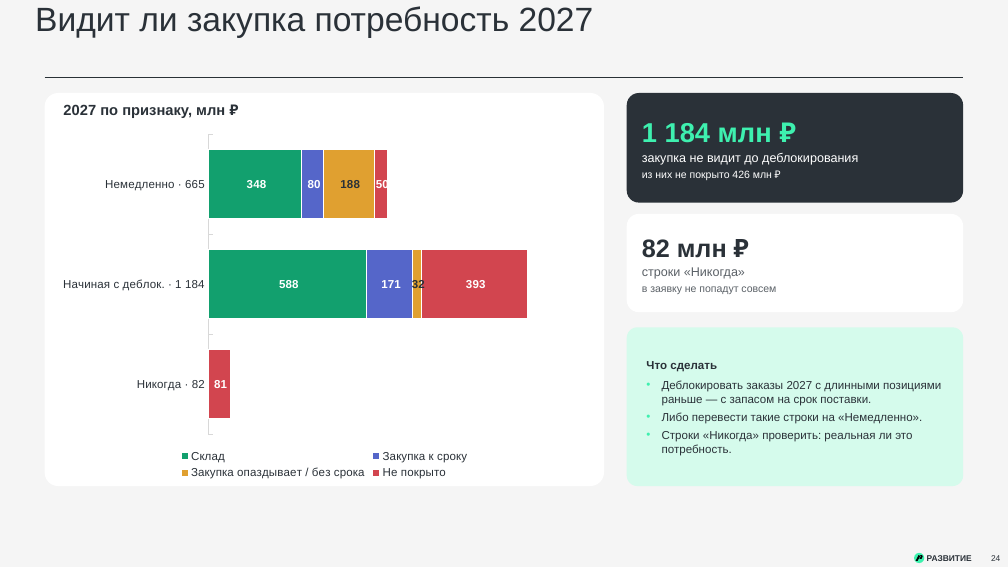
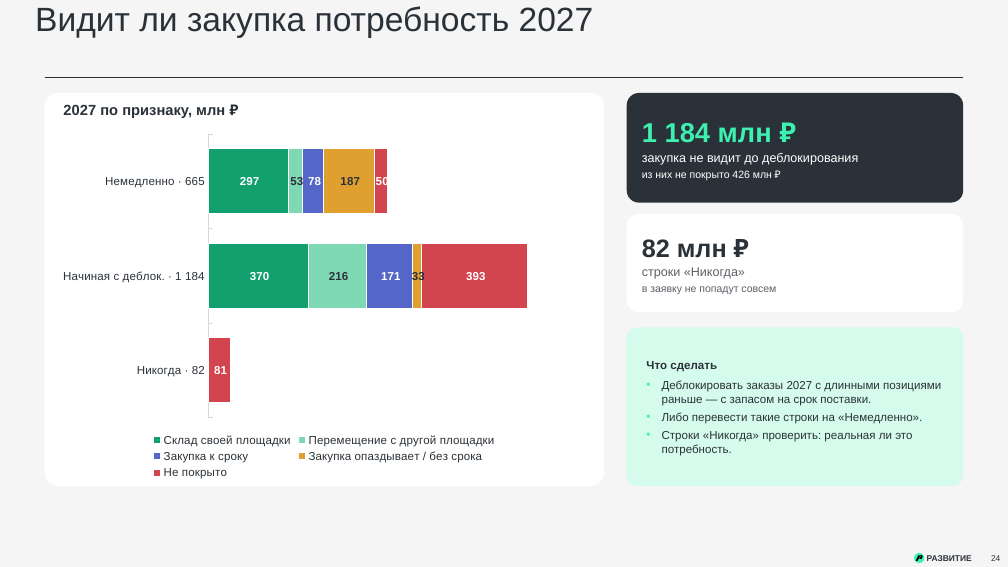
Before and after one commit to victorekuznetsov/TZ, a slide deck: slide 24 of exports/WK_ispolnenie_2024-2026_plan_2027.pptx. Drawn at 1008x567 pixels with LibreOffice and Linux fonts; fonts in the diff are those of the drawing. Boxes give left, top, right and bottom in pixels: in the first picture for what was removed or moved away, otherwise in the second. Text is boxed around its words. In the diff, an @@ line names an element or a change of style, - is before the commit and + after.

```diff
--- a/exports/WK_ispolnenie_2024-2026_plan_2027.pptx
+++ b/exports/WK_ispolnenie_2024-2026_plan_2027.pptx
@@ bar stacked chart at [52,127,597,482] @@
-Склад: 348, 588, 1
+Склад своей площадки: 297, 370, 1
-Закупка к сроку: 80, 171, 0
+Перемещение с другой площадки: 53, 216, 0
@@ colour of Перемещение с другой площадки #5566C9 to #7FD8B4 @@
@@ data labels of Перемещение с другой площадки changed @@
-Закупка опаздывает / без срока: 188, 32, 0
+Закупка к сроку: 78, 171, 0
@@ colour of Закупка к сроку #E0A030 to #5566C9 @@
@@ data labels of Закупка к сроку changed @@
-Не покрыто: 50, 393, 81
+Закупка опаздывает / без срока: 187, 33, 0
@@ colour of Закупка опаздывает / без срока #D2454F to #E0A030 @@
@@ data labels of Закупка опаздывает / без срока changed @@
+Не покрыто: 50, 393, 81
```
Also in this commit, not shown: 11 other slides changed, 2 slides added, 1 slide removed, 2 other files.
